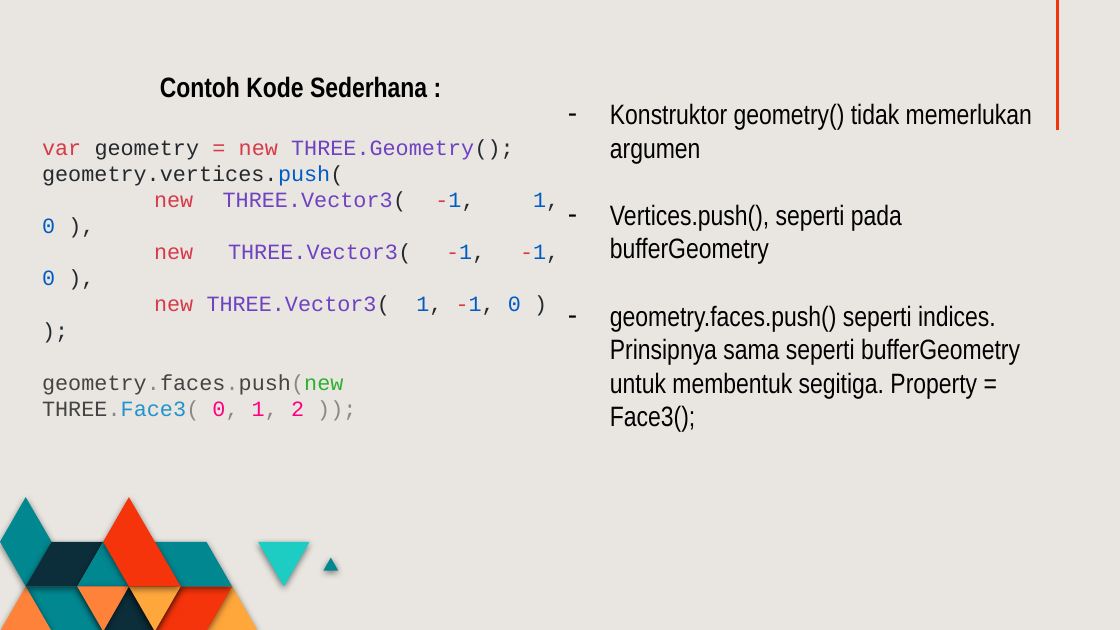
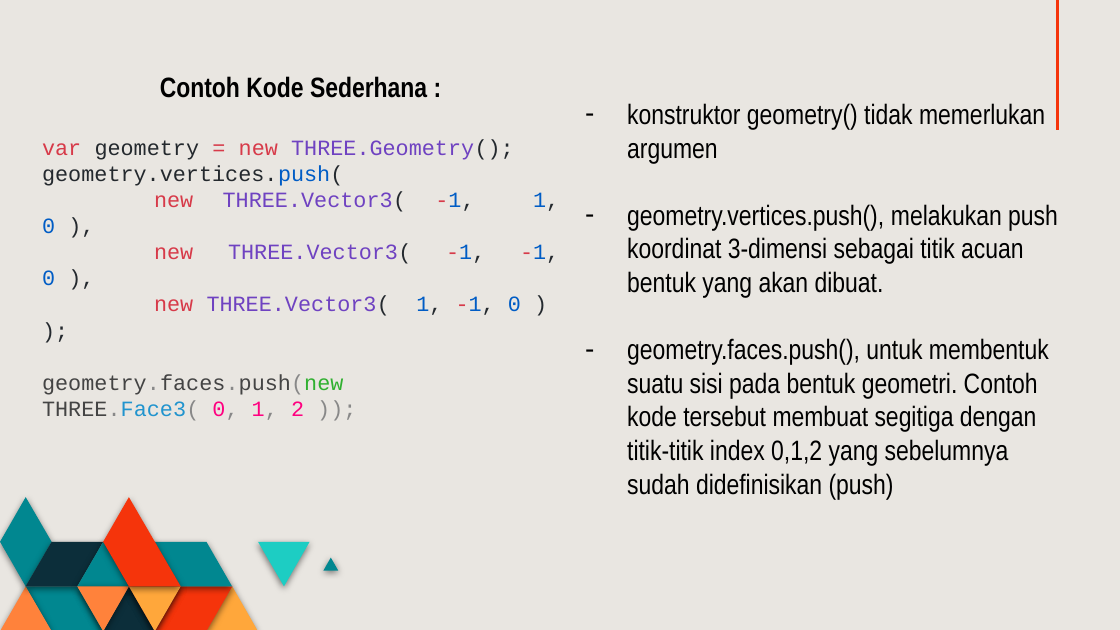
Before and after one commit to grafkom-2020/presentasi-threejs-kbam, a slide deck: slide 5 of BekerjaDenganGeometri_KBAM.pptx. Drawn at 1120x630 pixels with LibreOffice and Linux fonts; fonts in the diff are those of the drawing. Boxes give left, top, right and bottom in pixels: in the first picture for what was removed or moved away, otherwise in the second. Text is boxed around its words. In the diff, an @@ line names an element or a change of style, - is before the commit and + after.

Commit message:
revisi ppt

```diff
--- a/BekerjaDenganGeometri_KBAM.pptx
+++ b/BekerjaDenganGeometri_KBAM.pptx
@@ text at box(627, 103, 1058, 499): text changed @@
-– Konstruktor geometry() tidak memerlukan argumen
-– Vertices.push(), seperti pada bufferGeometry
-– geometry.faces.push() seperti indices. Prinsipnya sama seperti bufferGeometry untuk membentuk segitiga. Property = Face3();
+– konstruktor geometry() tidak memerlukan argumen
+– geometry.vertices.push(), melakukan push koordinat 3-dimensi sebagai titik acuan bentuk yang akan dibuat.
+– geometry.faces.push(), untuk membentuk suatu sisi pada bentuk geometri. Contoh kode tersebut membuat segitiga dengan titik-titik index 0,1,2 yang sebelumnya sudah didefinisikan (push)
```
